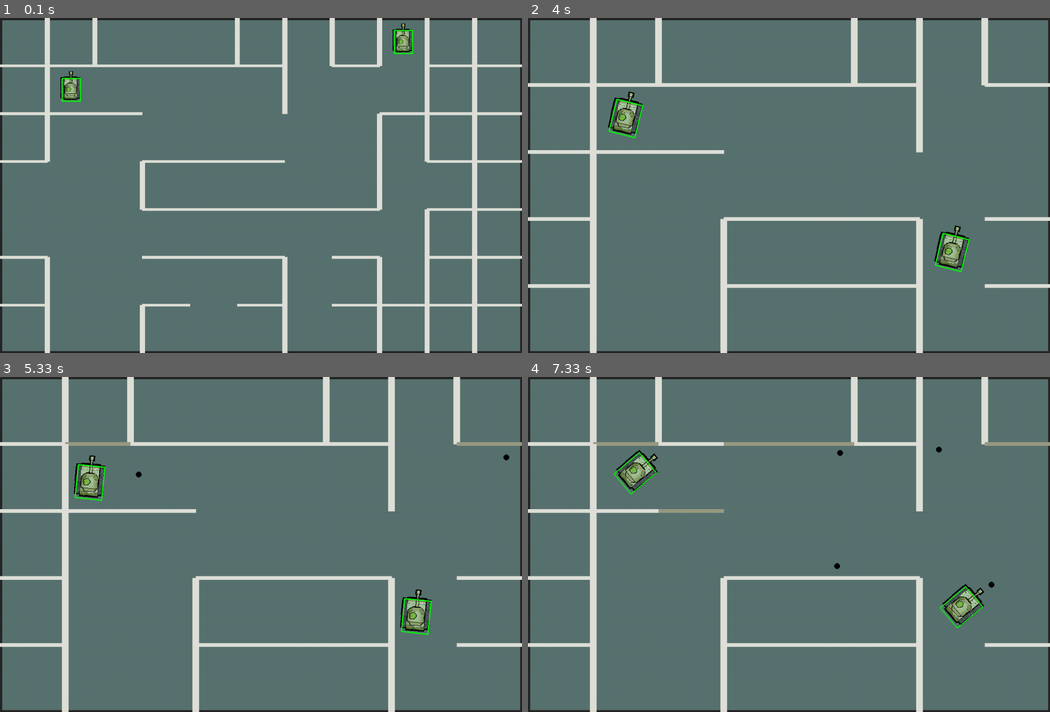
Above: before the commit, frames 1-4 (two rows, left to right).
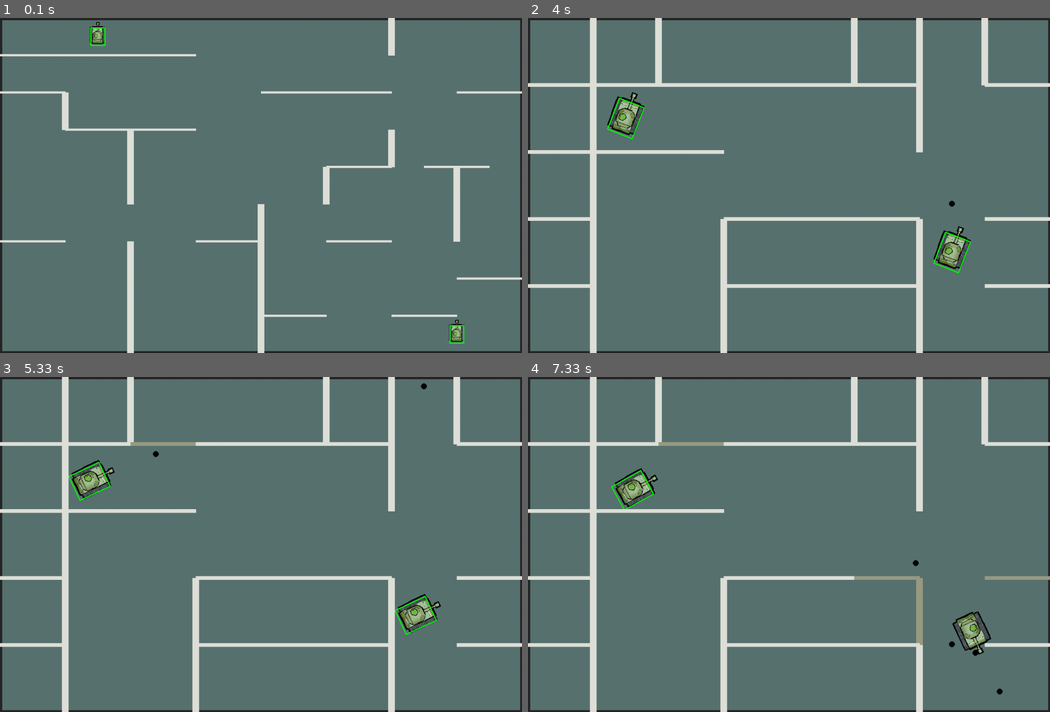
Above: after the commit, the same moments.

Repository: Last-Name-Dude/tank-treads-pygame
Game: pygame game, started from start.py
The game is run twice, just before and just after one commit, with the same random seed, the same clock (stepped at 60 frames per second) and the same inputs.
Inputs:
- Up to frame 1 (0.1 s): no input
- Up to frame 2 (4 s): tap Space at 0.33, 0.73, 1.03, 1.23, 1.57, 1.87, 2.07, 2.37, 2.63, 3.4, 3.8 s; hold Right 0.67-1.13 s; hold D 0.67-1.13 s; tap Right Ctrl at 0.82, 2.15, 3.48 s; hold Up 1.17-1.47 s; hold W 1.17-1.47 s; hold Right 1.5-1.97 s; hold D 1.5-1.97 s; hold Left 2-2.53 s; hold A 2-2.53 s; hold Down 2.57-2.87 s; hold S 2.57-2.87 s; hold Up 3.33-3.7 s; hold W 3.33-3.7 s; hold Right from 3.73 s (still down); hold D from 3.73 s (still down)
- Up to frame 3 (5.33 s): tap Space at 4.1, 4.47, 4.87, 5.17 s; release Right at 4.37 s; release D at 4.37 s; hold Down 4.4-4.77 s; hold S 4.4-4.77 s; hold Left 4.8-5.27 s; hold A 4.8-5.27 s; tap Right Ctrl at 4.95 s; hold Right from 5.3 s (still down); hold D from 5.3 s (still down)
- Up to frame 4 (7.33 s): tap Space at 5.37, 5.67, 5.87, 6.2, 6.5, 6.7, 7, 7.27 s; release Right at 5.77 s; release D at 5.77 s; hold Up 5.8-6.1 s; hold W 5.8-6.1 s; hold Right 6.13-6.6 s; hold D 6.13-6.6 s; tap Right Ctrl at 6.28 s; hold Left 6.63-7.17 s; hold A 6.63-7.17 s; hold Down from 7.2 s (still down); hold S from 7.2 s (still down)

The runs differ from the first frame. In frame 1, 13% of the frame differs, in the area x 0-100%, y 0-100%; in frame 2, 0.8%; in frame 3, 1.8%; in frame 4, 3.6%.

Commit message:
skibidi toilet

Diff:
--- a/maps/map_02.txt
+++ b/maps/map_02.txt
@@ -1,5 +1,5 @@
 -b-b-*-*-b-b-b-
 b-b-b-*-*-*-*-b
--bs*-*-*-*-bs*-
+-bs*-*-*-*-b-*-
 b-b-b-b-b-b-*-b
--bs*-*-*-*-bs*-
+-b-*-*-*-*-bs*-
--- a/maps/map_03.txt
+++ b/maps/map_03.txt
@@ -1,6 +1,6 @@
 -b-b-*-*-b-b-b-bsb-b-
 b-b-b-b-b-b-*-b-*-b-b
--bs*-*-*-*-b-*-*-b-b-
+-b-*-*-*-*-b-*-*-b-b-
 b-b-b-*-*-*-*-*-b-b-b
 -b-*-*-*-*-*-*-b-b-b-
 b-*-*-b-b-b-*-*-*-b-b
--- /dev/null
+++ b/maps/map_04.txt
@@ -0,0 +1,11 @@
+-*-*-*-*-b-*-*-bsb-*-
+b-b-*-*-*-*-b-*-*-*-b
+-*-*-*-*-*-*-*-*-*-*-
+*-b-*-*-*-b-*-b-*-b-*
+-b-*-b-*-*-*-b-*-*-b-
+*-b-*-*-*-b-*-*-b-*-*
+-*-*-b-*-*-*-b-*-*-b-
+*-*-b-*-*-*-*-b-*-b-*
+-*-b-*-*-*-b-*-*-*-b-
+b-*-s-b-*-*-*-b-*-*-*
+-*-*-*-*-*-*-*-*-*-*-
--- /dev/null
+++ b/maps/map_05.txt
@@ -0,0 +1,17 @@
+-*s*-*-*-*-b-*-
+b-b-b-*-*-*-*-*
+-*-*-*-*-*-*-*-
+b-*-*-*-b-b-*-b
+-b-*-*-*-*-*-*-
+*-b-b-*-*-*-*-*
+-*-b-*-*-*-b-*-
+*-*-*-*-*-b-*b
+-*-b-*-*-b-*-b-
+*-*-*-*-*-*-*-*
+-*-*-*-b-*-*-b-
+b-*-*-b-*-b-*-*
+-*-b-*-b-*-*-*-
+*-*-*-*-*-*-*-b
+-*-b-*-b-*-*-*-
+*-*-*-*-b-*-b-*
+-*-b-*-b-*-*-s-
--- a/start.py
+++ b/start.py
@@ -153,7 +153,7 @@
 
     if reset:
         bullets = []
-        objects,dobjects,spawnpoints,s = map_generator(randint(1,3))
+        objects,dobjects,spawnpoints,s = map_generator(randint(1,5))
         spawn_choice = randint(0,1)
         tank1 = tank(spawnpoints[spawn_choice],0,pygame.Vector2(),[pygame.K_w,pygame.K_a,pygame.K_s,pygame.K_d,pygame.K_SPACE])
         tank2 = tank(spawnpoints[spawn_choice-1],0,pygame.Vector2(),[pygame.K_UP,pygame.K_LEFT,pygame.K_DOWN,pygame.K_RIGHT,pygame.K_RCTRL])
